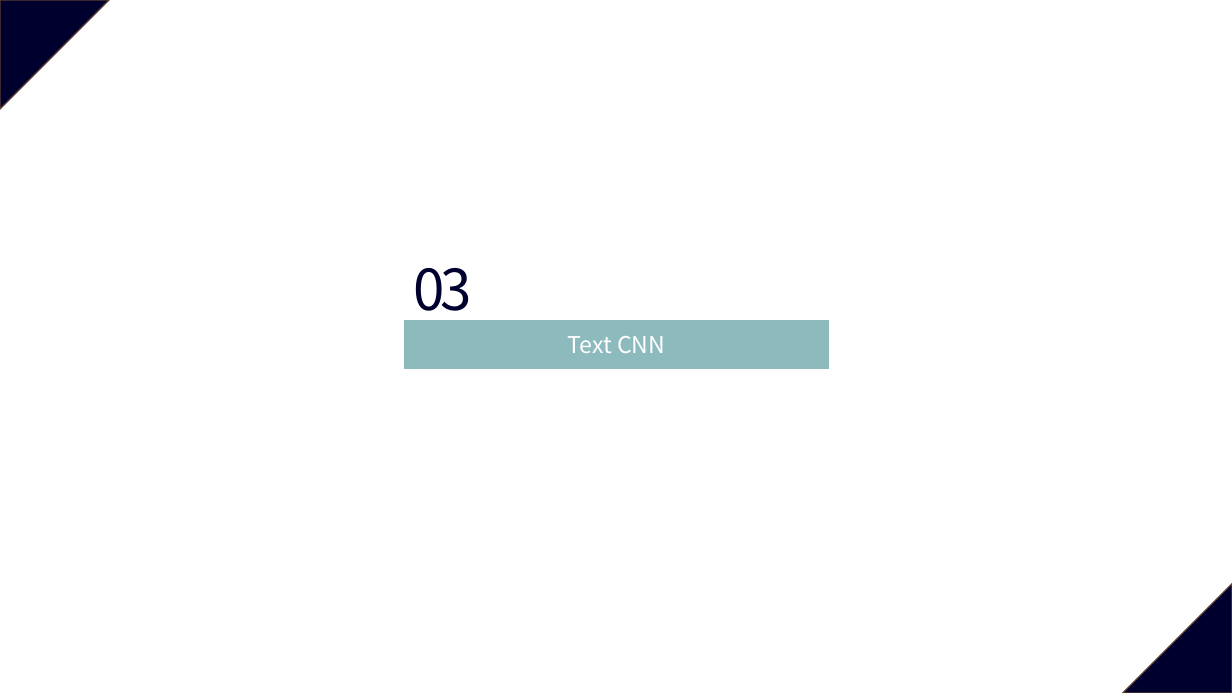
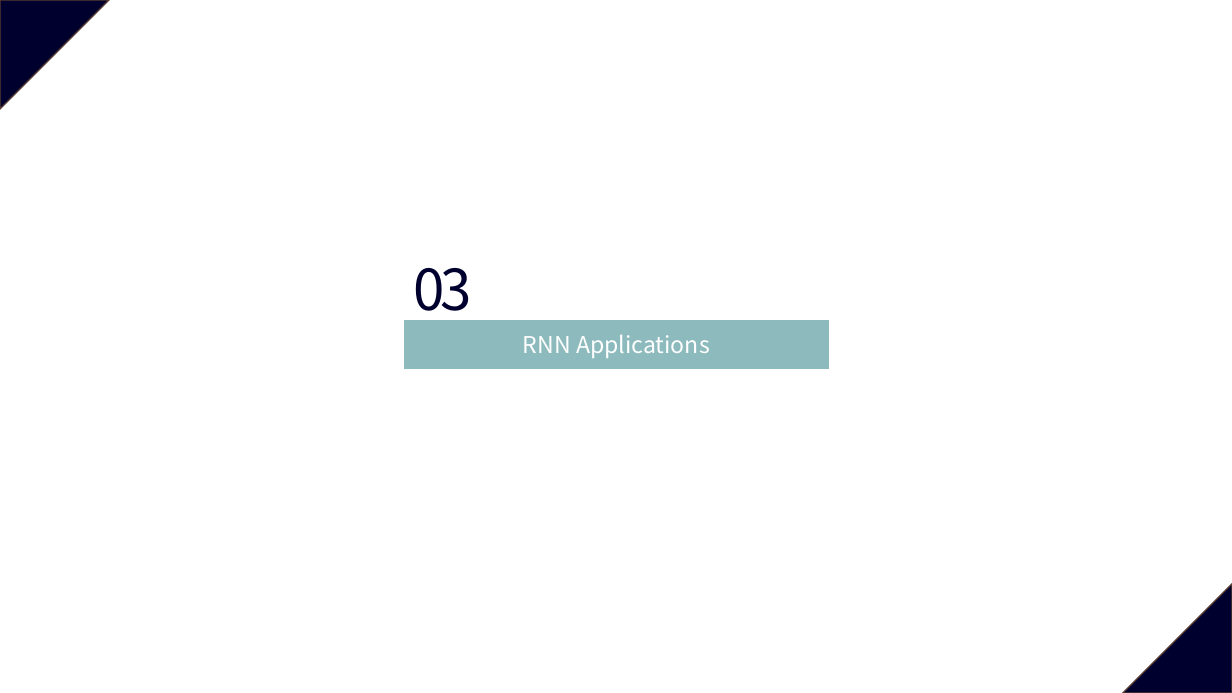
Before and after one commit to vhrehfdl/deep-learning-study, a slide deck: slide 19 of chapter6/Deep Learning 6강(RNN).pptx (slide 18 before the commit). Drawn at 1232x693 pixels with LibreOffice and Linux fonts; fonts in the diff are those of the drawing. Boxes give left, top, right and bottom in pixels: in the first picture for what was removed or moved away, otherwise in the second. Text is boxed around its words. In the diff, an @@ line names an element or a change of style, - is before the commit and + after.

```diff
--- a/chapter6/Deep Learning 6강(RNN).pptx
+++ b/chapter6/Deep Learning 6강(RNN).pptx
@@ text in rectangle at [523, 334, 710, 358]: text changed @@
-Text CNN
+RNN Applications
```
Also in this commit, not shown: 7 other slides changed, 1 slide added, 7 other files.
